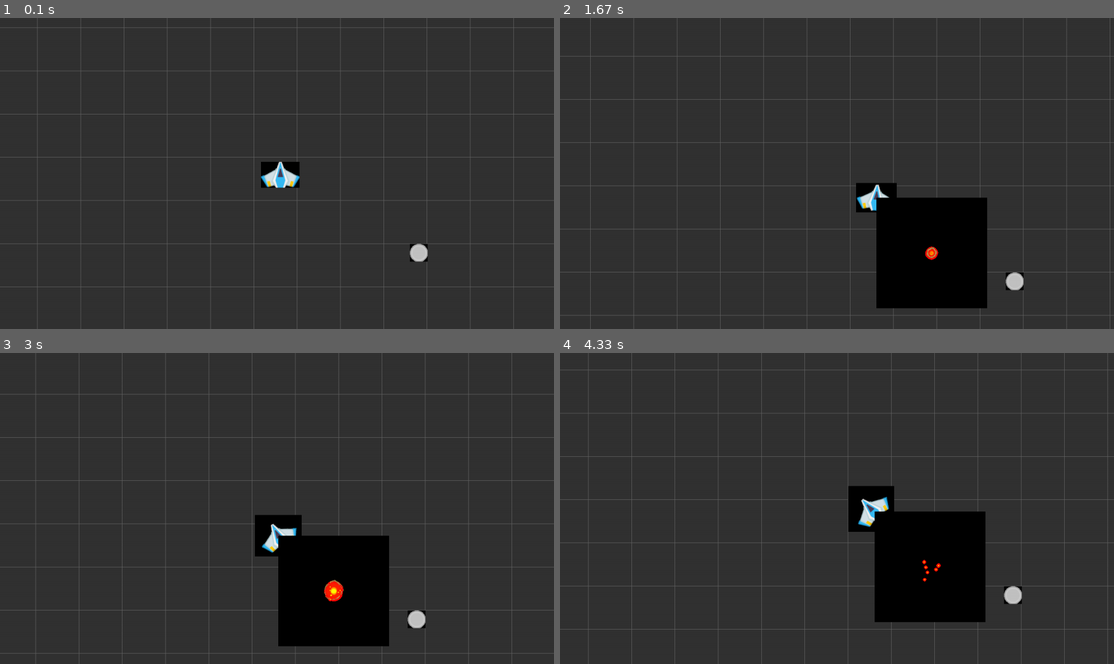
Above: before the commit, frames 1-4 (two rows, left to right).
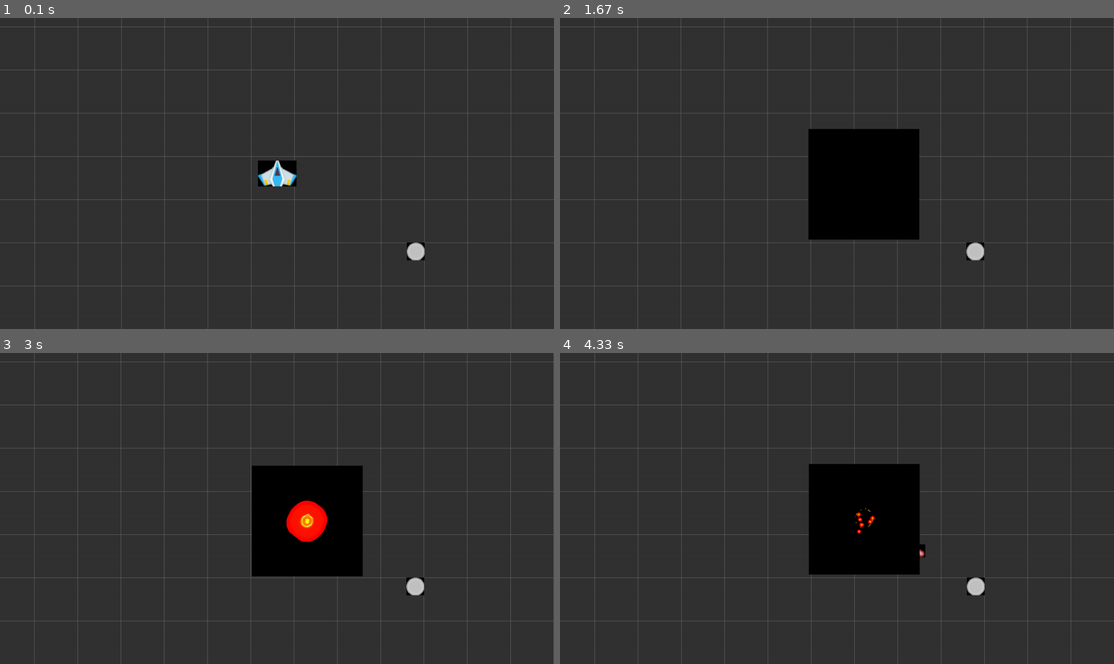
Above: after the commit, the same moments.

Repository: genericprogrammerdude/pygamengn
Game: pygame game, started from main.py
The game is run twice, just before and just after one commit, with the same random seed, the same clock (stepped at 60 frames per second) and the same inputs.
Inputs:
- Up to frame 1 (0.1 s): no input
- Up to frame 2 (1.67 s): tap F at 0.33 s; tap E at 0.67 s
- Up to frame 3 (3 s): hold S 2-2.47 s; hold D from 2.5 s (still down); tap F at 2.57, 2.87 s
- Up to frame 4 (4.33 s): release D at 3.13 s; hold S 3.17-3.53 s; tap F at 3.23, 3.63, 3.93, 4.13 s; hold D 3.57-4.03 s; tap E at 3.72 s; hold D from 4.07 s (still down)

The runs differ from the first frame. In frame 1, 4.3% of the frame differs, in the area x 0-100%, y 0-100%; in frame 2, 16%; in frame 3, 14%; in frame 4, 14%.

Commit message:
Added Atlas so that several AnimatedTexture objects can easily share the same atlas resource. Removed image loading from GameObject (it made no sense anyway). Now GameObject is given a Surface when created.

Diff:
--- a/GameEngine/animated_texture.py
+++ b/GameEngine/animated_texture.py
@@ -5,21 +5,14 @@
 
 class AnimatedTexture(GameObject):
 
-    def __init__(self, image_fname, frame_size, duration):
-        super().__init__(image_fname, False)
-        self.frame_size = frame_size
+    def __init__(self, atlas, duration):
+        super().__init__(atlas.frames[0])
+        self.atlas = atlas
         self.duration = duration
         self.animation_time = 0
         self.is_playing = False
-
-        # Build frame images from atlas
-        self.frames = []
-        for y in range(0, self.rect.height, frame_size[1]):
-            for x in range(0, self.rect.width, frame_size[0]):
-                rect = pygame.Rect(x, y, frame_size[0], frame_size[1])
-                frame = self.image.subsurface(rect)
-                self.frames.append(frame)
-        self.image = self.frames[0]
+        self.image = self.atlas.frames[0]
+        self.rect = self.image.get_rect()
 
     def update(self, delta):
         super().update(delta)
@@ -27,18 +20,24 @@
         if self.is_playing:
             # Figure out which frame to use and set the image
             progress = 1.0 * self.animation_time / self.duration
-            frame_index = round(progress * len(self.frames))
-            if frame_index < len(self.frames):
-                self.image = self.frames[frame_index]
+            frame_index = round(progress * len(self.atlas.frames))
+            if frame_index < len(self.atlas.frames):
+                self.image = self.atlas.frames[frame_index]
 
-            self.rect.topleft = self.pos
+            self.rect = self.image.get_rect()
+            self.rect.x = self.pos[0] - round(self.image.get_rect().width / 2)
+            self.rect.y = self.pos[1] - round(self.image.get_rect().height / 2)
 
             # Update animation time
             self.animation_time = self.animation_time + delta
             if self.animation_time > self.duration:
                 self.reset()
+                self.kill()
 
     def play(self):
+#         print(self.rect)
+#         self.rect.topleft = self.pos
+#         print(self.rect)
         self.is_playing = True
 
     def reset(self):
--- /dev/null
+++ b/GameEngine/atlas.py
@@ -0,0 +1,17 @@
+import pygame
+
+
+class Atlas():
+    """Texture atlas that can be shared by GameObjects."""
+
+    def __init__(self, image_fname, frame_size):
+        # Build frame images from atlas
+        image = pygame.image.load(image_fname).convert()
+        rect = image.get_rect()
+        self.frame_size = frame_size
+        self.frames = []
+        for y in range(0, rect.height, frame_size[1]):
+            for x in range(0, rect.width, frame_size[0]):
+                rect = pygame.Rect(x, y, frame_size[0], frame_size[1])
+                frame = image.subsurface(rect)
+                self.frames.append(frame)
--- a/GameEngine/camera_aware_group.py
+++ b/GameEngine/camera_aware_group.py
@@ -25,23 +25,23 @@
         super().update(*args)
         self.handle_collisions()
 
-        self.cam[0] += self.x_inc
-        if self.cam[0] <= 0 or self.cam[0] >= 100:
-            self.x_inc *= -1
-        self.cam[1] -= self.y_inc
-        if self.cam[1] < 0 or self.cam[1] > 100:
-            self.y_inc *= -1
-        print(self.cam)
+#         self.cam[0] += self.x_inc
+#         if self.cam[0] <= 0 or self.cam[0] >= 100:
+#             self.x_inc *= -1
+#         self.cam[1] -= self.y_inc
+#         if self.cam[1] < 0 or self.cam[1] > 100:
+#             self.y_inc *= -1
+#         print(self.cam)
 
-#         if self.target:
-#             Keep the view_rect centered with the target's rect center
-#             x = self.view_rect.width / 2.0
-#             y = self.view_rect.height / 2.0
-#             self.cam += (pygame.Vector2((x, y)) - self.cam) * 0.05
-#             if self.world_rect.width > 0 and self.world_rect.height > 0:
-#                 # Keep the camera within the world_rect if one was given
-#                 self.cam.x = max(-(self.world_rect.width - self.view_rect.width), min(0, self.cam.x))
-#                 self.cam.y = max(-(self.world_rect.height - self.view_rect.height), min(0, self.cam.y))
+        if self.target:
+            # Keep the view_rect centered with the target's rect center
+            x = -self.target.rect.center[0] + self.view_rect.width / 2.0
+            y = -self.target.rect.center[1] + self.view_rect.height / 2.0
+            self.cam += (pygame.Vector2((x, y)) - self.cam) * 0.05
+            if self.world_rect.width > 0 and self.world_rect.height > 0:
+                # Keep the camera within the world_rect if one was given
+                self.cam.x = max(-(self.world_rect.width - self.view_rect.width), min(0, self.cam.x))
+                self.cam.y = max(-(self.world_rect.height - self.view_rect.height), min(0, self.cam.y))
 
     def update_ORI(self, *args):
         """Updates itself and its sprites."""
@@ -71,6 +71,9 @@
                 if sprite.kill_when_off_screen():
                     sprite.kill()
             else:
+#                 from turret import Turret
+#                 if isinstance(sprite, Turret):
+#                     print(transformed_rect, sprite.pos, sprite.rect)
                 surface.blit(sprite.image, transformed_rect)
 
     def handle_collisions(self):
--- a/GameEngine/game_object.py
+++ b/GameEngine/game_object.py
@@ -4,11 +4,11 @@
 class GameObject(pygame.sprite.Sprite):
     """Basic game object."""
 
-    def __init__(self, image_fname, is_collidable=True):
+    def __init__(self, image, is_collidable=True):
         super().__init__()
 
         # Set the image to use for this sprite.
-        self.image = pygame.image.load(image_fname).convert()
+        self.image = image
         self.image_original = self.image.copy()
         self.rect = self.image.get_rect()
         self.scale = 1.0
--- a/GameEngine/ship.py
+++ b/GameEngine/ship.py
@@ -1,8 +1,8 @@
 import pygame
 
 from animated_texture import AnimatedTexture
+from atlas import Atlas
 from game_object import GameObject
-from transform import Transform
 
 
 class Ship(GameObject):
@@ -12,7 +12,7 @@
         super().__init__(image_fname)
         self.velocity = 0.0
         self.velocity_decay_factor = velocity_decay_factor
-        self.explosion = AnimatedTexture("Assets/Explosions/explosion1.png", (256, 256), 750)
+        self.explosion_atlas = Atlas("Assets/Explosions/explosion1.png", (256, 256))
 
     def update(self, delta):
         """Updates the ship."""
@@ -31,10 +31,9 @@
         self.velocity = velocity
 
     def collide(self, collider, local_pos):
-        if not self.explosion.is_playing:
-            group = self.groups()[0]
-            group.add(self.explosion)
-            group.move_to_front(self.explosion)
-            pos = Transform(theta=self.heading, translation=self.pos).apply(local_pos)
-            self.explosion.set_pos(self.pos)
-            self.explosion.play()
+        explosion = AnimatedTexture(self.explosion_atlas, 750)
+        group = self.groups()[0]
+        group.add(explosion)
+        group.move_to_front(explosion)
+        explosion.set_pos(collider.pos)
+        explosion.play()
--- a/main.py
+++ b/main.py
@@ -13,7 +13,8 @@
     screen_rect = screen.get_rect()
 
     # Create player
-    player = Ship("Assets/SpaceShooterRedux/PNG/playerShip2_blue.png", 0.5)
+    ship_image = pygame.image.load("Assets/SpaceShooterRedux/PNG/playerShip2_blue.png").convert()
+    player = Ship(ship_image, 0.5)
     player.set_pos(pygame.Vector2(screen_rect.width / 2.0, screen_rect.height / 2.0))
     player.set_scale(0.8)
     player.transform()
@@ -21,8 +22,9 @@
     angular_velocity = 1.5
 
     # Create a turret
-    turret = Turret("Assets/SpaceShooterRedux/PNG/Parts/turretBase_big.png",
-                    "Assets/SpaceShooterRedux/PNG/Lasers/laserRed06.png")
+    turret_image = pygame.image.load("Assets/SpaceShooterRedux/PNG/Parts/turretBase_big.png").convert()
+    projectile_image = pygame.image.load("Assets/SpaceShooterRedux/PNG/Lasers/laserRed06.png").convert()
+    turret = Turret(turret_image, projectile_image)
     turret.set_pos(pygame.Vector2(screen_rect.width * 0.75, screen_rect.height * 0.75))
     turret.transform()
     turret.set_target(player)
